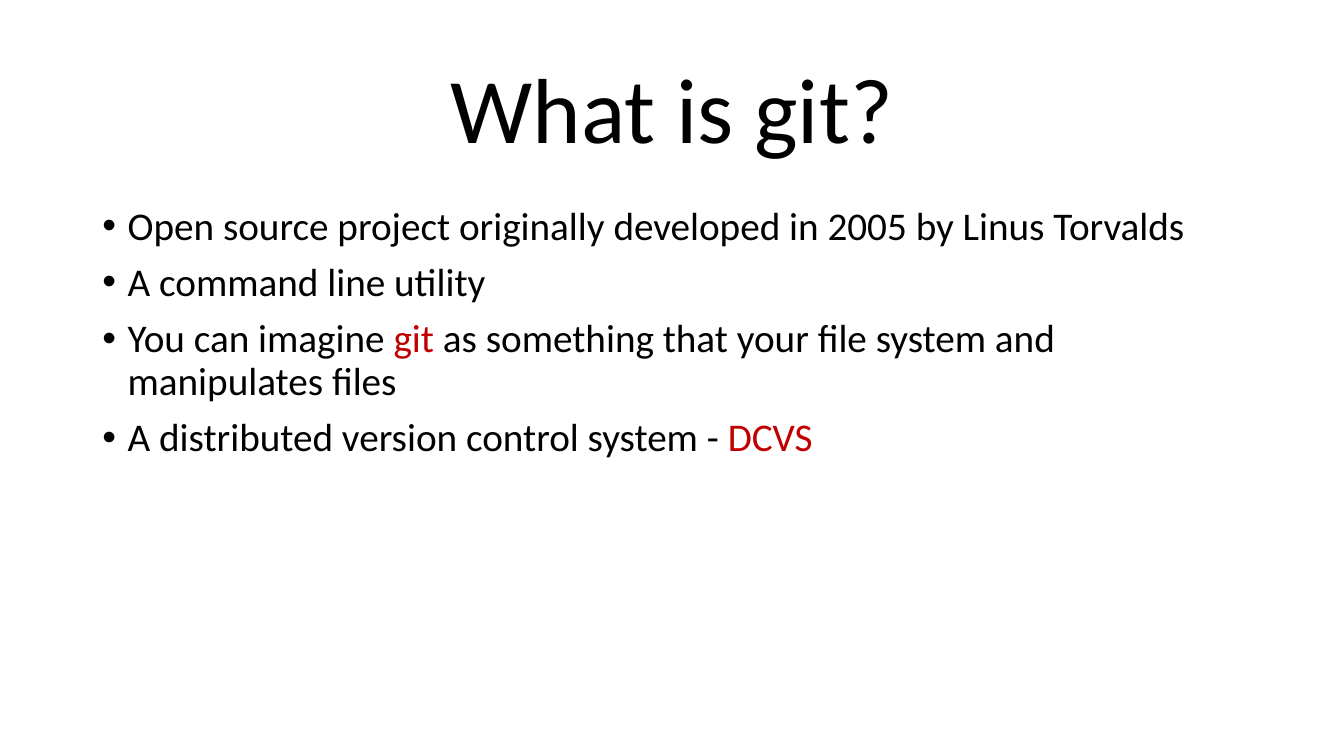
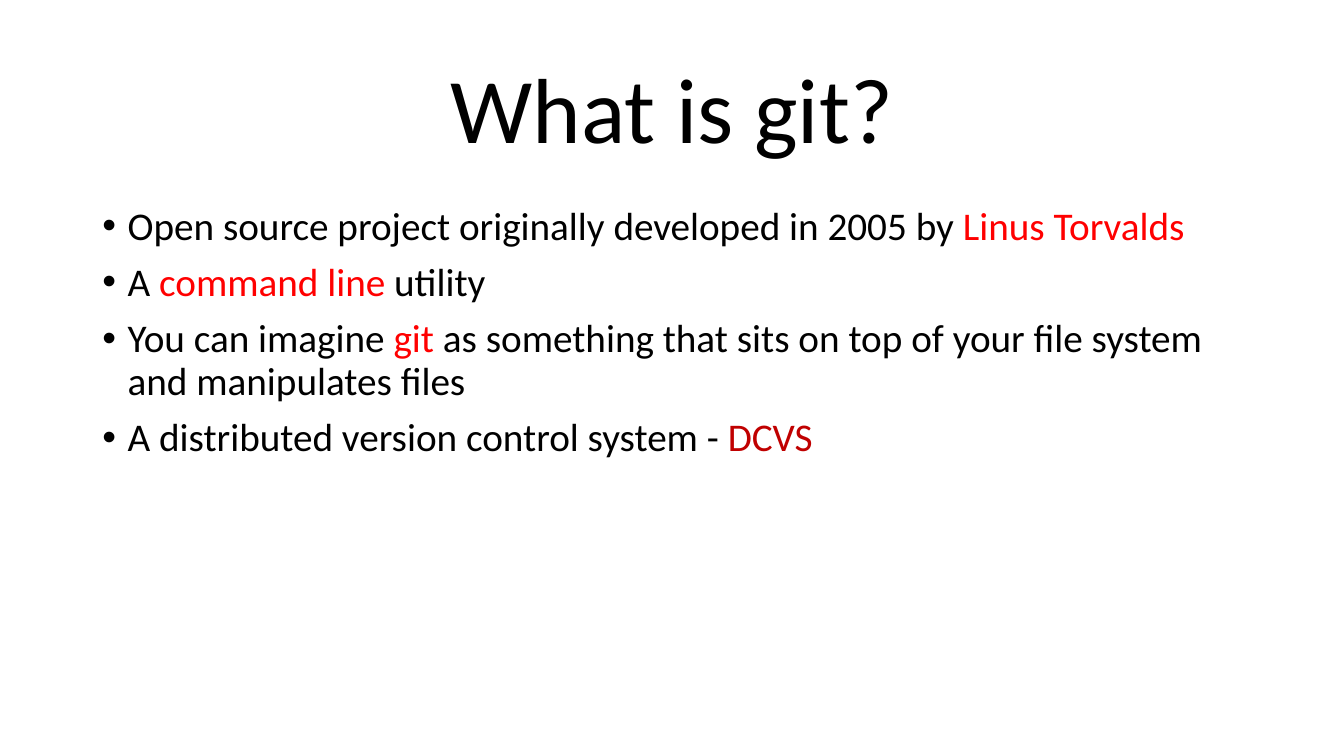
Before and after one commit to ronyelkahfi/github-presentation, a slide deck: slide 8 of introduce GIT.pptx (slide 10 before the commit). Drawn at 1344x756 pixels with LibreOffice and Linux fonts; fonts in the diff are those of the drawing. Boxes give left, top, right and bottom in pixels: in the first picture for what was removed or moved away, otherwise in the second. Text is boxed around its words. In the diff, an @@ line names an element or a change of style, - is before the commit and + after.

Commit message:
Menambahkan command, branch, dan fork

```diff
--- a/introduce GIT.pptx
+++ b/introduce GIT.pptx
@@ text at (128,212,1185,303): text colour #000000 to #FF0000 in "Linus Torvalds", "command line" @@
@@ text at (128,324,1202,402): text changed @@
-• You can imagine git as something that your file system and manipulates files
+• You can imagine git as something that sits on top of your file system and manipulates files
```
Also in this commit, not shown: 12 other slides changed, 10 slides added, 4 slides removed.
